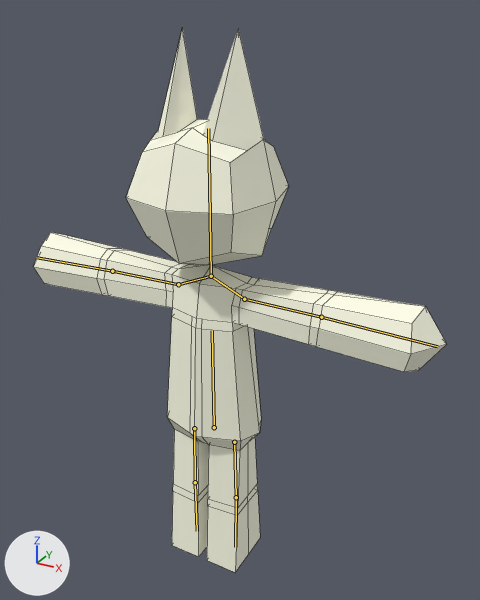
An edit to the Blender file silentcat_OLDER.blend, drawn before and after from the same camera.
Rendered twice from a camera (50 mm lens) standing at (3.35, -5.47, 6.1) and looking at (0.19, 0.26, 3.24). Arrows for +X, +Y and +Z are at lower left; the lights stay in place. The bones that bend it are drawn over the model as lines. Mesh edges are drawn as thin lines.

Objects in the first picture: 'Cube.001_Cube.002'.
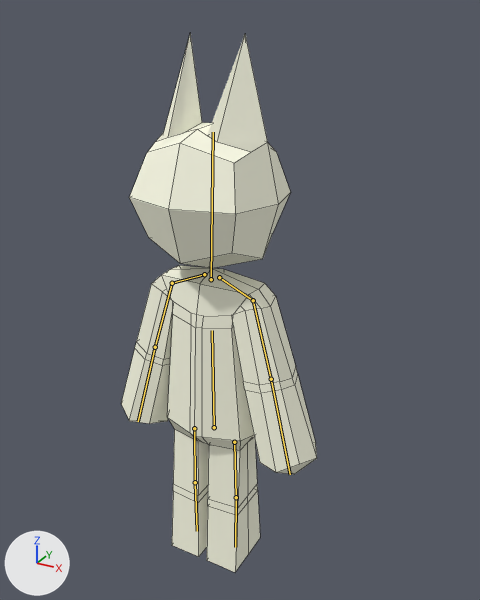
The newer file adds an action. The first version stands in its rest pose; the second is drawn at frame 10 of the action 'ArmatureAction'.

The change, as a list of edits to the scene's bpy script:
```text
Change bone_head_bone:
    where bone_head_bone = bpy.data.objects['Armature'].pose.bones['Head_Bone']  # child of 'HumanoidRootBone'
    bone_head_bone.location: (0.0, 0.0, 0.0) -> (0.0, -0.04, 0.0)
    bone_head_bone.rotation_quaternion: (1.0, 0.0, 0.0, 0.0) -> (1.0, -0.027, 0.0, 0.0)  # degrees (0, 0, 0) -> degrees (-3, 0, 0)
Change bone_leftshoulder:
    where bone_leftshoulder = bpy.data.objects['Armature'].pose.bones['LeftShoulder']  # child of 'HumanoidRootBone'
    bone_leftshoulder.location: (0.0, 0.0, 0.0) -> (-0.04, 0.09, -0.01)
Change bone_leftupperarm:
    where bone_leftupperarm = bpy.data.objects['Armature'].pose.bones['LeftUpperArm']  # child of 'LeftShoulder'
    bone_leftupperarm.rotation_quaternion: (1.0, 0.0, 0.0, 0.0) -> (0.797, 0.025, -0.027, -0.603)  # degrees (0, 0, 0) -> degrees (4, -1, -74)
Change bone_rightshoulder:
    where bone_rightshoulder = bpy.data.objects['Armature'].pose.bones['RightShoulder']  # child of 'HumanoidRootBone'
    bone_rightshoulder.location: (0.0, 0.0, 0.0) -> (0.03, 0.08, -0.01)
Change bone_rightupperarm:
    where bone_rightupperarm = bpy.data.objects['Armature'].pose.bones['RightUpperArm']  # child of 'RightShoulder'
    bone_rightupperarm.rotation_quaternion: (1.0, 0.0, 0.0, 0.0) -> (0.799, 0.025, 0.026, 0.6)  # degrees (0, 0, 0) -> degrees (4, 1, 74)
```

Pixel boxes [x1, y1, x2, y2] of what changed, in the pictures (480 x 600 px):
'Cube.001_Cube.002', posed (53% narrower): before [33, 28, 447, 572]; after [121, 33, 317, 572]
bone 'Head_Bone', root to tip: before (211, 276) to (208, 128); after (211, 279) to (213, 132)
bone 'LeftShoulder', root to tip: before (211, 276) to (244, 299); after (219, 277) to (253, 300)
bone 'LeftUpperArm', root to tip: before (244, 299) to (321, 317); after (253, 300) to (271, 379)
bone 'RightShoulder', root to tip: before (211, 276) to (178, 284); after (204, 274) to (172, 283)
bone 'RightUpperArm', root to tip: before (178, 284) to (112, 271); after (172, 283) to (155, 347)
